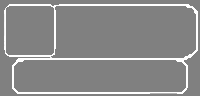
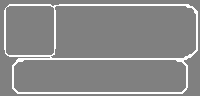
Comparing the layer stacks of the two 200×96 images. Changes:
painted on "Screenshot from 2022-05-31 12-23-53.png" over [4, 8, 177, 94]
